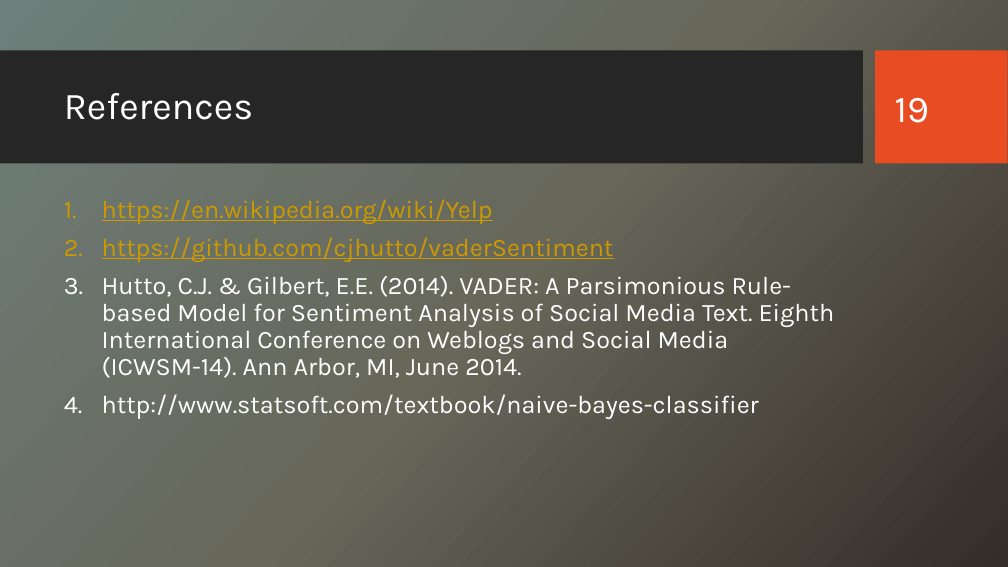
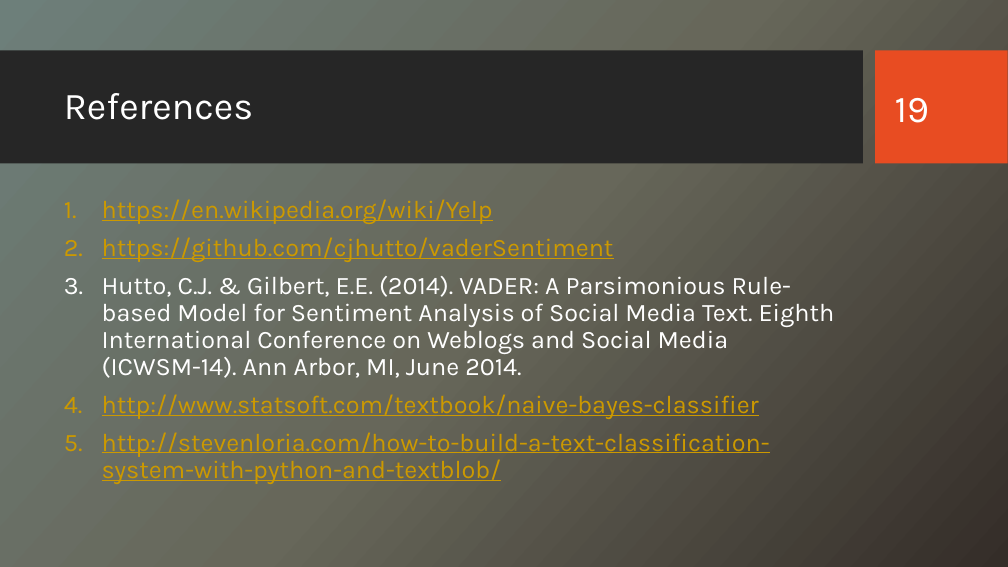
Before and after one commit to CS223-YelpReview/Yelp-NLP, a slide deck: slide 19 of Yelp Reviews – A Study.pptx. Drawn at 1008x567 pixels with LibreOffice and Linux fonts; fonts in the diff are those of the drawing; background and template pictures are left out. Boxes give left, top, right and bottom in pixels: in the first picture for what was removed or moved away, otherwise in the second. Text is boxed around its words. In the diff, an @@ line names an element or a change of style, - is before the commit and + after.

```diff
--- a/Yelp Reviews – A Study.pptx
+++ b/Yelp Reviews – A Study.pptx
@@ text at <box>102,394,759,419</box>: text colour #FFFFFF to #CC9900, underline on in "http://www.statsoft.com/textbook/naive-bayes-classifier" @@
@@ text at <box>102,432,770,484</box>: paragraph added @@
+5. http://stevenloria.com/how-to-build-a-text-classification-system-with-python-and-textblob/
```
Also in this commit, not shown: 3 other slides changed, 1 slide added.
